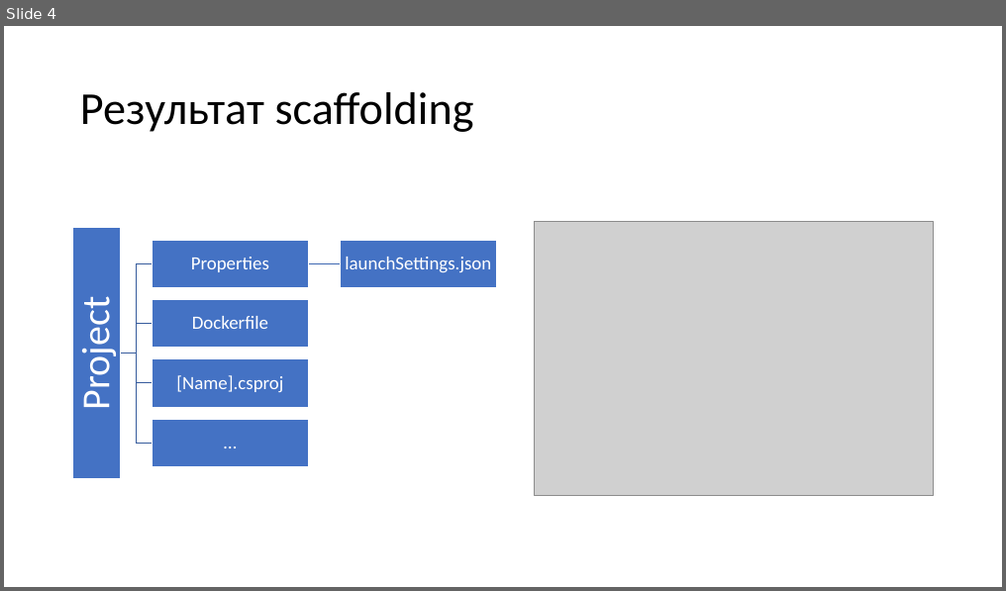
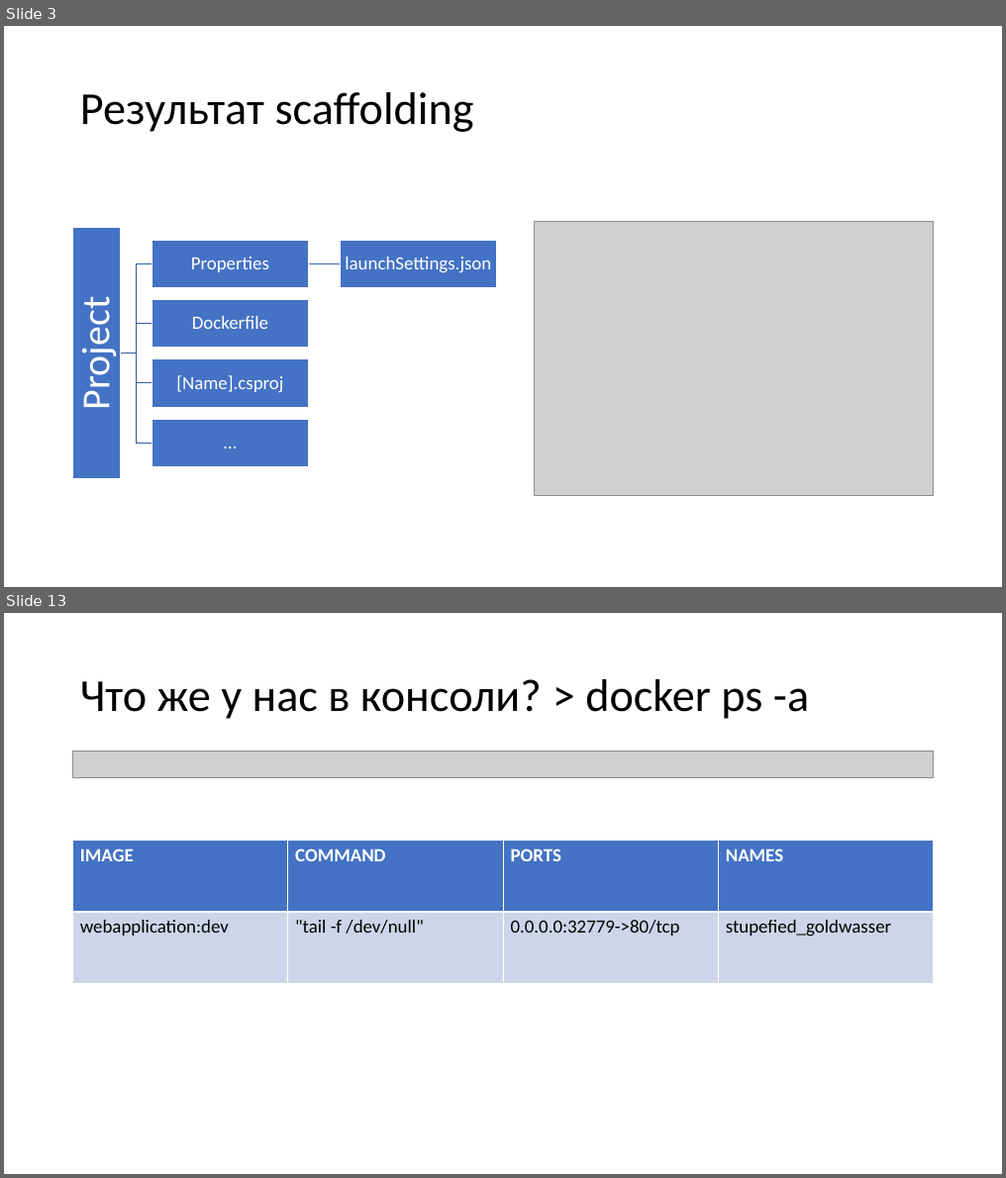
Before and after one commit to kugushev/presentations, a slide deck: 2019_VisualStudio-And-Docker/Presentation.pptx. Shown one above the other, each under a label of ours: slide 4 before the commit, slides 3 and 13 after it; the slides between them are not shown. The pictures are 1006x591 and 1006x1178 pixels, drawn with LibreOffice and Linux fonts; fonts in the diff are those of the drawing; grey boxes stand for pictures. Boxes give left, top, right and bottom in pixels: in the first picture for what was removed or moved away, otherwise in the second. Text is boxed around its words. In the diff, an @@ line names an element or a change of style, - is before the commit and + after.

```diff
--- a/2019_VisualStudio-And-Docker/Presentation.pptx
+++ b/2019_VisualStudio-And-Docker/Presentation.pptx
@@ slide 13 added at [4,613,1002,1174], background #FFFFFF @@
@@ title added at [80,679,809,719], 44 pt, text #000000 @@
+Что же у нас в консоли? > docker ps -a
@@ picture added at [73,752,934,777] @@
@@ table added at [73,841,936,984], 2 rows, 4 columns @@
+IMAGE | COMMAND | PORTS | NAMES
+webapplication:dev | "tail -f /dev/null" | 0.0.0.0:32779->80/tcp | stupefied_goldwasser
@@ what was slide 4 is now slide 3 @@
```
Also in this commit, not shown: 2 slides changed, 10 other slides added.
